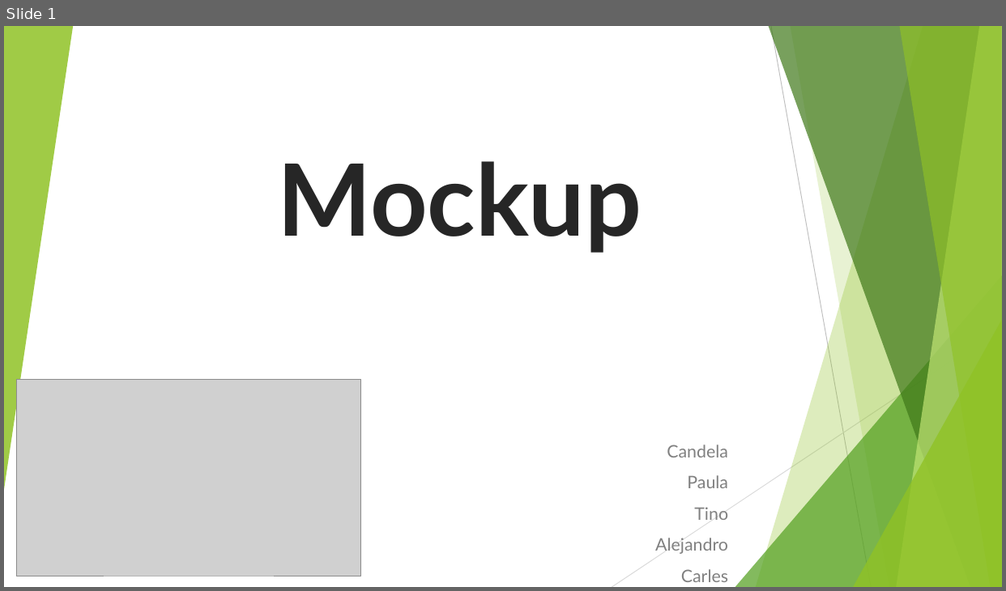
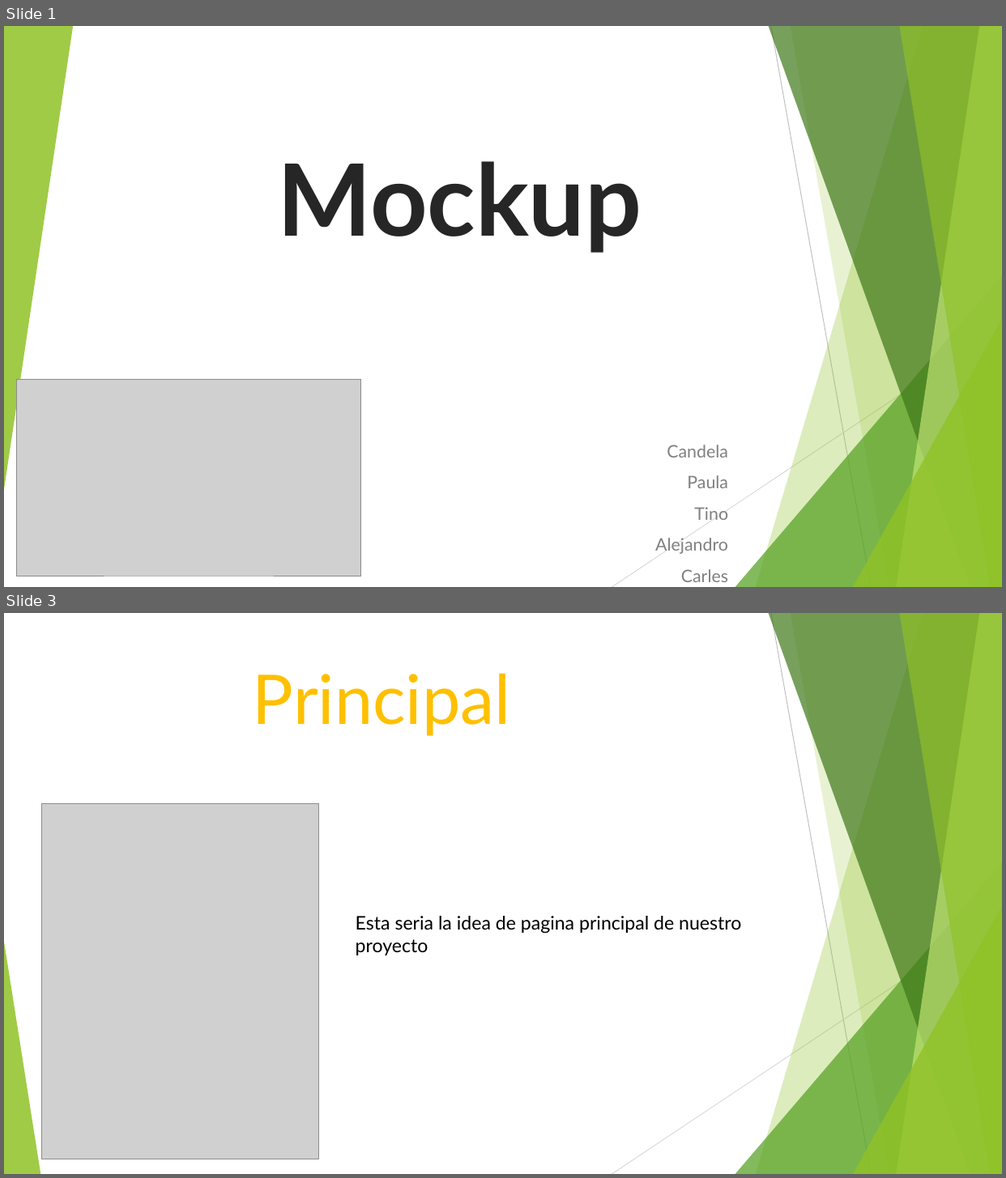
Before and after one commit to Tiinocm/ProyectoIntegrado, a slide deck: carles/poryecto integrado.pptx. Shown one above the other, each under a label of ours: slide 1 before the commit, slides 1 and 3 after it; the slides between them are not shown. The pictures are 1006x591 and 1006x1178 pixels, drawn with LibreOffice and Linux fonts; fonts in the diff are those of the drawing; grey boxes stand for pictures. Boxes give left, top, right and bottom in pixels: in the first picture for what was removed or moved away, otherwise in the second. Text is boxed around its words. In the diff, an @@ line names an element or a change of style, - is before the commit and + after.

```diff
--- a/carles/poryecto integrado.pptx
+++ b/carles/poryecto integrado.pptx
@@ slide 3 added at (4, 613, 1002, 1174), background #FFFFFF; not listed: 9 template elements that a slide beside it also shows @@
@@ title added at (253, 673, 511, 736), 66 pt, text #FFC000 @@
+Principal
@@ picture added at (42, 804, 318, 1160) @@
@@ text added at (356, 916, 741, 956), 18 pt, text #000000 @@
+Esta seria la idea de pagina principal de nuestro proyecto
@@ triangle added at (4, 942, 40, 1174), fill #90C226 at 85% opacity @@
```
Also in this commit, not shown: 6 other slides added.
